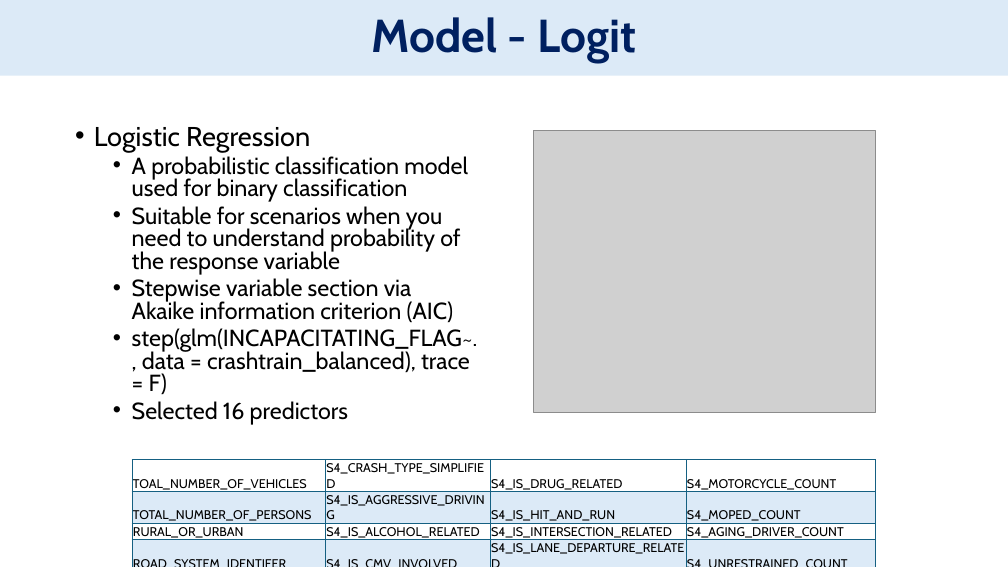
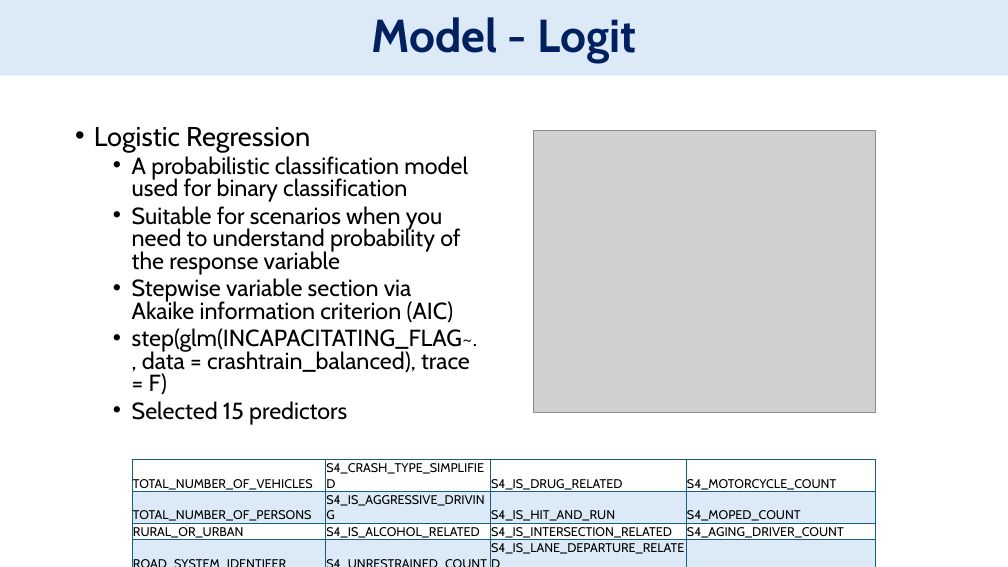
Before and after one commit to bofethe/signal-four, a slide deck: slide 9 of PredictiveCrashAnalysis.pptx. Drawn at 1008x567 pixels with LibreOffice and Linux fonts; fonts in the diff are those of the drawing; grey boxes stand for pictures. Boxes give left, top, right and bottom in pixels: in the first picture for what was removed or moved away, otherwise in the second. Text is boxed around its words. In the diff, an @@ line names an element or a change of style, - is before the commit and + after.

```diff
--- a/PredictiveCrashAnalysis.pptx
+++ b/PredictiveCrashAnalysis.pptx
@@ text at [132, 401, 347, 425]: text changed @@
-  • Selected 16 predictors
+  • Selected 15 predictors
@@ table at [132, 460, 876, 558] @@
-row 1, column 1: TOAL_NUMBER_OF_VEHICLES
+row 1, column 1: TOTAL_NUMBER_OF_VEHICLES
-row 4, column 2: S4_IS_CMV_INVOLVED
+row 4, column 2: S4_UNRESTRAINED_COUNT
-row 4, column 4: S4_UNRESTRAINED_COUNT
+row 4, column 4: 
```
Also in this commit, not shown: 1 other slide changed, 5 other files.
